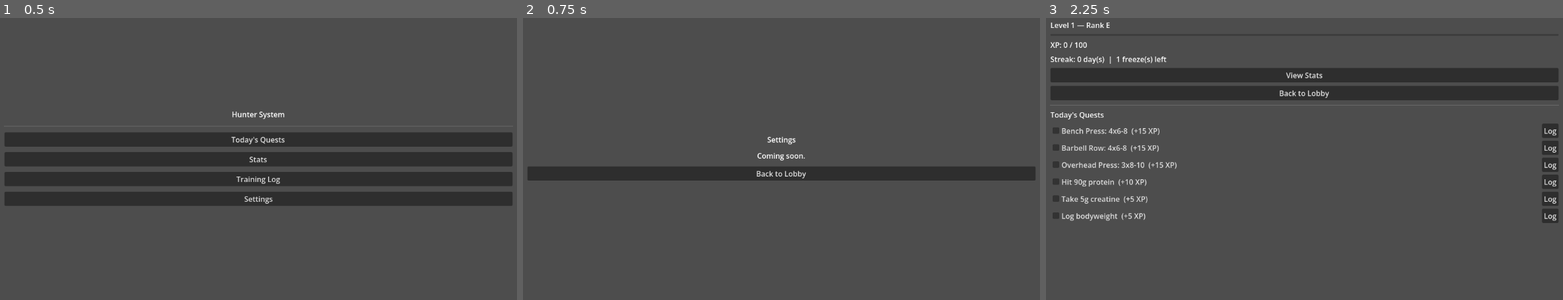
Above: before the commit, frames 1-3 (left to right).
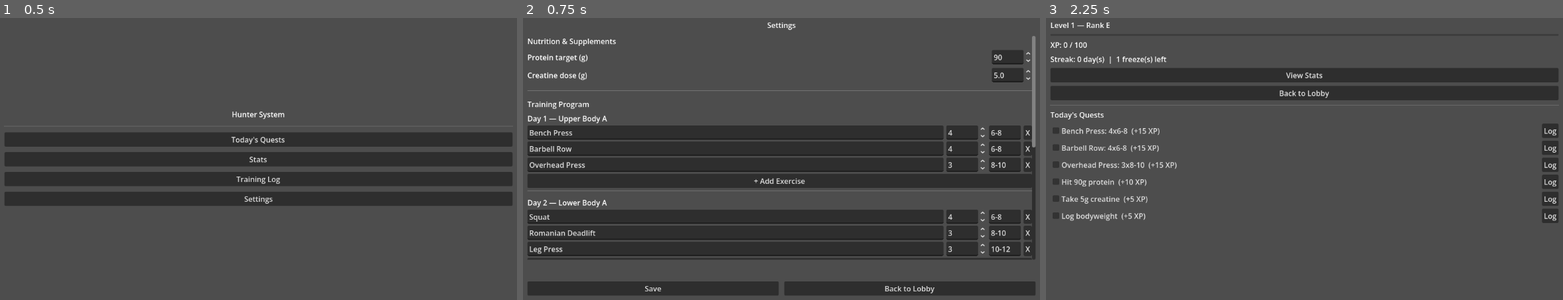
Above: after the commit, the same moments.

Repository: exo-jhop/Solo-Gym-Leveling
Game: Godot game, scene res://scenes/lobby/lobby.tscn
Same seed, same stepped clock (60 frames per second), same inputs: the game is played once before the commit and once after it.
Inputs:
- Up to frame 1 (0.5 s): no input
- Up to frame 2 (0.75 s): click "Settings" at 0.5 s
- Up to frame 3 (2.25 s): click "Back to Lobby" at 1.25 s; click "Today's Quests" at 2 s

Frame 1 is identical in both runs. In frame 2, 37% of the frame differs, in the area x 0-100%, y 1-99%; in frame 3, nothing differs.

Commit message:
Add Settings screen: edit exercises, protein target, creatine dose; persist training program

Diff:
--- a/scenes/settings/settings.gd
+++ b/scenes/settings/settings.gd
@@ -1,12 +1,124 @@
 extends Control
 
-## Settings placeholder. Not yet implemented.
+## Settings (spec 4.5): edit the training program's exercises, protein target, and creatine dose.
+## Notification preferences are explicitly out of scope for this pass.
+## Edits mutate QuestManager's live data directly; the Save button persists it via SaveManager.
+## Changes take effect starting the next daily quest generation, same as any other program edit.
 
-@onready var back_button: Button = $Margin/Root/BackButton
+@onready var protein_input: SpinBox = $Margin/Root/Scroll/Content/NutritionSection/ProteinRow/ProteinInput
+@onready var creatine_input: SpinBox = $Margin/Root/Scroll/Content/NutritionSection/CreatineRow/CreatineInput
+@onready var program_list: VBoxContainer = $Margin/Root/Scroll/Content/ProgramSection/ProgramList
+@onready var status_label: Label = $Margin/Root/StatusLabel
+@onready var save_button: Button = $Margin/Root/ButtonRow/SaveButton
+@onready var back_button: Button = $Margin/Root/ButtonRow/BackButton
 
 
 func _ready() -> void:
+	protein_input.value = QuestManager.protein_target_g
+	creatine_input.value = QuestManager.creatine_target_g
+	protein_input.value_changed.connect(_on_protein_changed)
+	creatine_input.value_changed.connect(_on_creatine_changed)
+	save_button.pressed.connect(_on_save_pressed)
 	back_button.pressed.connect(_go_back)
+
+	_refresh_program()
+
+
+func _on_protein_changed(value: float) -> void:
+	QuestManager.protein_target_g = value
+
+
+func _on_creatine_changed(value: float) -> void:
+	QuestManager.creatine_target_g = value
+
+
+func _refresh_program() -> void:
+	for child in program_list.get_children():
+		child.queue_free()
+
+	for day_index in range(QuestManager.training_cycle.size()):
+		var day: TrainingDay = QuestManager.training_cycle[day_index]
+		program_list.add_child(_build_day_section(day_index, day))
+
+
+func _build_day_section(day_index: int, day: TrainingDay) -> Control:
+	var section := VBoxContainer.new()
+	section.add_theme_constant_override("separation", 4)
+
+	var header := Label.new()
+	header.text = "Day %d — %s" % [day_index + 1, day.day_name] + ("  (Rest)" if day.is_rest_day else "")
+	section.add_child(header)
+
+	if day.is_rest_day:
+		return section
+
+	for exercise_index in range(day.exercises.size()):
+		section.add_child(_build_exercise_row(day, exercise_index))
+
+	var add_button := Button.new()
+	add_button.text = "+ Add Exercise"
+	add_button.pressed.connect(_on_add_exercise.bind(day))
+	section.add_child(add_button)
+
+	var separator := HSeparator.new()
+	section.add_child(separator)
+
+	return section
+
+
+func _build_exercise_row(day: TrainingDay, exercise_index: int) -> Control:
+	var exercise: Exercise = day.exercises[exercise_index]
+	var row := HBoxContainer.new()
+	row.add_theme_constant_override("separation", 6)
+
+	var name_input := LineEdit.new()
+	name_input.text = exercise.name
+	name_input.placeholder_text = "Exercise name"
+	name_input.size_flags_horizontal = Control.SIZE_EXPAND_FILL
+	name_input.text_changed.connect(func(new_text: String): exercise.name = new_text)
+	row.add_child(name_input)
+
+	var sets_input := SpinBox.new()
+	sets_input.min_value = 1
+	sets_input.max_value = 10
+	sets_input.step = 1
+	sets_input.value = exercise.sets
+	sets_input.custom_minimum_size = Vector2(70, 0)
+	sets_input.value_changed.connect(func(new_value: float): exercise.sets = int(new_value))
+	row.add_child(sets_input)
+
+	var reps_input := LineEdit.new()
+	reps_input.text = exercise.rep_range
+	reps_input.placeholder_text = "reps"
+	reps_input.custom_minimum_size = Vector2(60, 0)
+	reps_input.text_changed.connect(func(new_text: String): exercise.rep_range = new_text)
+	row.add_child(reps_input)
+
+	var remove_button := Button.new()
+	remove_button.text = "X"
+	remove_button.pressed.connect(_on_remove_exercise.bind(day, exercise_index))
+	row.add_child(remove_button)
+
+	return row
+
+
+func _on_add_exercise(day: TrainingDay) -> void:
+	var exercise := Exercise.new()
+	exercise.name = ""
+	exercise.sets = 3
+	exercise.rep_range = "8-10"
+	day.exercises.append(exercise)
+	_refresh_program()
+
+
+func _on_remove_exercise(day: TrainingDay, exercise_index: int) -> void:
+	day.exercises.remove_at(exercise_index)
+	_refresh_program()
+
+
+func _on_save_pressed() -> void:
+	SaveManager.save_game()
+	status_label.text = "Saved."
 
 
 func _go_back() -> void:
--- a/scenes/settings/settings.tscn
+++ b/scenes/settings/settings.tscn
@@ -18,18 +18,90 @@
 [node name="Root" type="VBoxContainer" parent="Margin"]
 layout_mode = 2
 theme_override_constants/separation = 12
-alignment = 1
 
 [node name="TitleLabel" type="Label" parent="Margin/Root"]
 layout_mode = 2
 text = "Settings"
 horizontal_alignment = 1
 
-[node name="PlaceholderLabel" type="Label" parent="Margin/Root"]
+[node name="Scroll" type="ScrollContainer" parent="Margin/Root"]
 layout_mode = 2
-text = "Coming soon."
+size_flags_vertical = 3
+
+[node name="Content" type="VBoxContainer" parent="Margin/Root/Scroll"]
+layout_mode = 2
+size_flags_horizontal = 3
+theme_override_constants/separation = 16
+
+[node name="NutritionSection" type="VBoxContainer" parent="Margin/Root/Scroll/Content"]
+layout_mode = 2
+theme_override_constants/separation = 8
+
+[node name="NutritionHeader" type="Label" parent="Margin/Root/Scroll/Content/NutritionSection"]
+layout_mode = 2
+text = "Nutrition & Supplements"
+
+[node name="ProteinRow" type="HBoxContainer" parent="Margin/Root/Scroll/Content/NutritionSection"]
+layout_mode = 2
+theme_override_constants/separation = 8
+
+[node name="ProteinLabel" type="Label" parent="Margin/Root/Scroll/Content/NutritionSection/ProteinRow"]
+layout_mode = 2
+size_flags_horizontal = 3
+text = "Protein target (g)"
+
+[node name="ProteinInput" type="SpinBox" parent="Margin/Root/Scroll/Content/NutritionSection/ProteinRow"]
+layout_mode = 2
+min_value = 0.0
+max_value = 400.0
+step = 1.0
+value = 90.0
+
+[node name="CreatineRow" type="HBoxContainer" parent="Margin/Root/Scroll/Content/NutritionSection"]
+layout_mode = 2
+theme_override_constants/separation = 8
+
+[node name="CreatineLabel" type="Label" parent="Margin/Root/Scroll/Content/NutritionSection/CreatineRow"]
+layout_mode = 2
+size_flags_horizontal = 3
+text = "Creatine dose (g)"
+
+[node name="CreatineInput" type="SpinBox" parent="Margin/Root/Scroll/Content/NutritionSection/CreatineRow"]
+layout_mode = 2
+min_value = 0.0
+max_value = 20.0
+step = 0.5
+value = 5.0
+
+[node name="HSeparator" type="HSeparator" parent="Margin/Root/Scroll/Content"]
+layout_mode = 2
+
+[node name="ProgramSection" type="VBoxContainer" parent="Margin/Root/Scroll/Content"]
+layout_mode = 2
+theme_override_constants/separation = 8
+
+[node name="ProgramHeader" type="Label" parent="Margin/Root/Scroll/Content/ProgramSection"]
+layout_mode = 2
+text = "Training Program"
+
+[node name="ProgramList" type="VBoxContainer" parent="Margin/Root/Scroll/Content/ProgramSection"]
+layout_mode = 2
+theme_override_constants/separation = 12
+
+[node name="StatusLabel" type="Label" parent="Margin/Root"]
+layout_mode = 2
 horizontal_alignment = 1
 
-[node name="BackButton" type="Button" parent="Margin/Root"]
+[node name="ButtonRow" type="HBoxContainer" parent="Margin/Root"]
 layout_mode = 2
+theme_override_constants/separation = 12
+
+[node name="SaveButton" type="Button" parent="Margin/Root/ButtonRow"]
+layout_mode = 2
+size_flags_horizontal = 3
+text = "Save"
+
+[node name="BackButton" type="Button" parent="Margin/Root/ButtonRow"]
+layout_mode = 2
+size_flags_horizontal = 3
 text = "Back to Lobby"
--- a/scripts/autoload/quest_manager.gd
+++ b/scripts/autoload/quest_manager.gd
@@ -5,8 +5,8 @@
 signal quest_completed(quest: Quest)
 signal quests_generated
 
-# Placeholder 7-day cycle: training on days 0,1,3,4 (spec's "Day 1,2,4,5"), rest on 2,5,6.
-# Replace with user-edited program data once the Settings screen exists (spec 4.5).
+# Default 7-day cycle: training on days 0,1,3,4 (spec's "Day 1,2,4,5"), rest on 2,5,6.
+# User-editable from Settings (spec 4.5); SaveManager persists whatever the user has here.
 var training_cycle: Array[TrainingDay] = []
 
 var cycle_day_index: int = 0
@@ -15,8 +15,10 @@
 # Set by Home before navigating to Quest Detail, read there to look up the tapped quest.
 var selected_quest_id: String = ""
 
-const PROTEIN_TARGET_G := 90.0
-const CREATINE_TARGET_G := 5.0
+# User-editable from Settings (spec 4.5). Defaults match the original placeholder values.
+var protein_target_g: float = 90.0
+var creatine_target_g: float = 5.0
+
 const BODYWEIGHT_LOG_DAYS := [0, 3]  # cycle day indices that include a bodyweight quest
 
 
@@ -88,8 +90,8 @@
 				"lift", stat, 15, exercise.sets, "sets"
 			))
 
-	current_quests.append(_make_quest("protein", "Hit %dg protein" % int(PROTEIN_TARGET_G), "nutrition", "INT", 10, PROTEIN_TARGET_G, "g"))
-	current_quests.append(_make_quest("creatine", "Take %dg creatine" % int(CREATINE_TARGET_G), "supplement", "SENSE", 5, CREATINE_TARGET_G, "g"))
+	current_quests.append(_make_quest("protein", "Hit %dg protein" % int(protein_target_g), "nutrition", "INT", 10, protein_target_g, "g"))
+	current_quests.append(_make_quest("creatine", "Take %dg creatine" % int(creatine_target_g), "supplement", "SENSE", 5, creatine_target_g, "g"))
 
 	if cycle_day_index in BODYWEIGHT_LOG_DAYS:
 		current_quests.append(_make_quest("bodyweight", "Log bodyweight", "nutrition", "INT", 5, 0.0, "kg"))
--- a/scripts/autoload/save_manager.gd
+++ b/scripts/autoload/save_manager.gd
@@ -18,6 +18,10 @@
 	for quest in QuestManager.current_quests:
 		quest_dicts.append(quest.to_dict())
 
+	var training_cycle_dicts: Array = []
+	for day in QuestManager.training_cycle:
+		training_cycle_dicts.append(day.to_dict())
+
 	var data := {
 		"save_version": SAVE_VERSION,
 		"last_opened_date": last_opened_date,
@@ -25,6 +29,9 @@
 		"hunter_stats": GameManager.hunter_stats.to_dict(),
 		"current_quests": quest_dicts,
 		"history": HistoryManager.to_dict(),
+		"training_cycle": training_cycle_dicts,
+		"protein_target_g": QuestManager.protein_target_g,
+		"creatine_target_g": QuestManager.creatine_target_g,
 	}
 
 	var file := FileAccess.open(SAVE_PATH, FileAccess.WRITE)
@@ -66,6 +73,14 @@
 
 	HistoryManager.days = HistoryManager.from_dict(data.get("history", {}))
 
+	if data.has("training_cycle"):
+		var training_cycle: Array[TrainingDay] = []
+		for day_data in data["training_cycle"]:
+			training_cycle.append(TrainingDay.from_dict(day_data))
+		QuestManager.training_cycle = training_cycle
+	QuestManager.protein_target_g = data.get("protein_target_g", QuestManager.protein_target_g)
+	QuestManager.creatine_target_g = data.get("creatine_target_g", QuestManager.creatine_target_g)
+
 	print("SaveManager: loaded save (version %s, last opened %s)" % [data.get("save_version", "?"), last_opened_date])
 	return true
 
